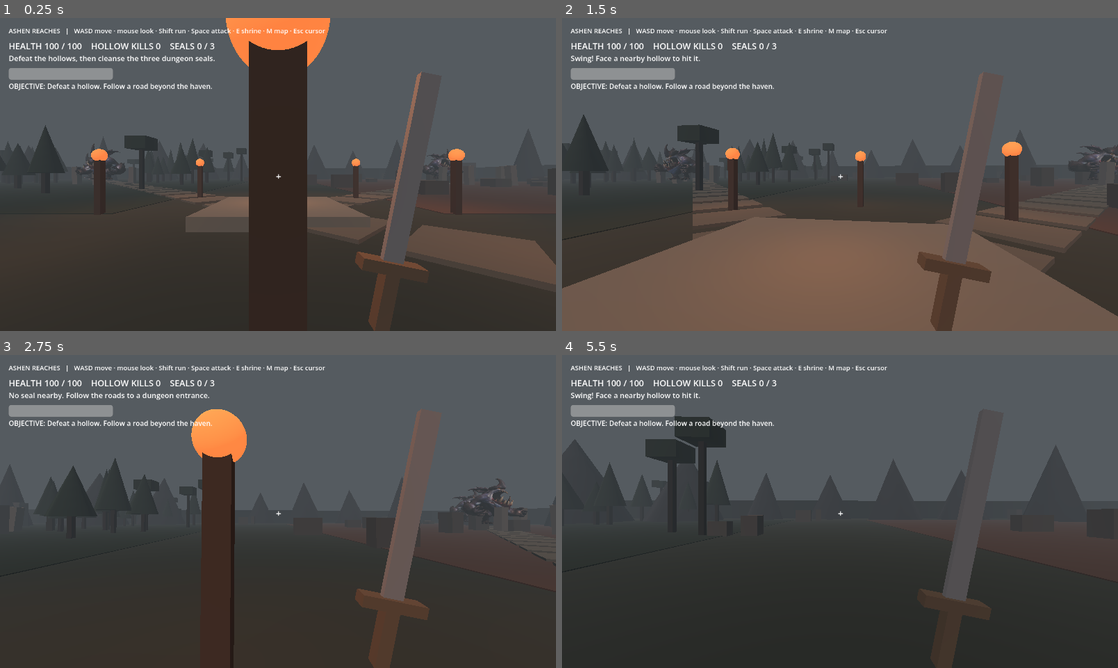
Above: before the commit, frames 1-4 (two rows, left to right).
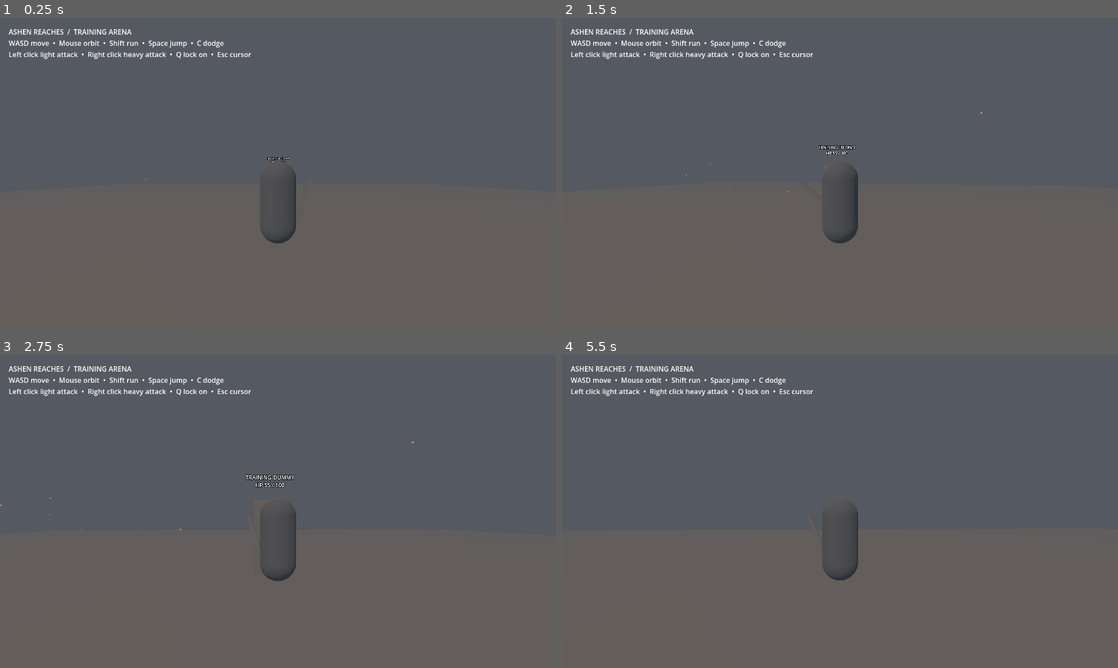
Above: after the commit, the same moments.

Repository: new-game-for-bro/ashen-reaches
Game: Godot game, scene res://scenes/world/training_arena.tscn
The game is run twice, just before and just after one commit, with the same random seed, the same clock (stepped at 60 frames per second) and the same inputs. Before the commit the project starts from res://world.tscn.
Inputs (mouse positions are in pixels of both pictures, inside the frame that each line leads up to):
- Up to frame 1 (0.25 s): no input
- Up to frame 2 (1.5 s): tap Enter (chat, bound only after the commit) at 0.5, 0.6 s; move the mouse to (867, 174) at 0.52 s; hold W (move_forward, bound only after the commit) from 0.53 s (still down); click (867, 174) at 0.67 s; tap Space (jump, bound only after the commit) at 0.77, 1.07 s; tap C (dodge, bound only after the commit) at 0.8, 1.35 s; move the mouse to (812, 174) at 1.27 s; click (812, 174) at 1.42 s
- Up to frame 3 (2.75 s): keep holding W (move_forward, bound only after the commit); tap Space (jump, bound only after the commit) at 1.52, 1.82 s; right-click (250, 511) at 1.55 s; move the mouse to (289, 505) at 2.02 s; right-click (289, 505) at 2.1 s; click (289, 505) at 2.17 s; tap E (interact, bound only after the commit) at 2.3 s
- Up to frame 4 (5.5 s): keep holding W (move_forward, bound only after the commit); move the mouse to (834, 517) at 2.77 s; tap E (interact, bound only after the commit) at 2.85 s; tap Space (jump, bound only after the commit) at 3.02, 3.32, 3.77, 4.07, 4.52, 4.82 s; click (834, 517) at 3.05 s; move the mouse to (878, 514) at 3.52 s; click (878, 514) at 3.6 s; tap Q (lock_target, bound only after the commit) at 3.8, 4.35 s; tap I (inventory, bound only after the commit) at 4.15 s; move the mouse to (795, 508) at 4.27 s; click (795, 508) at 4.42 s; tap Shift (sprint, bound only after the commit) at 4.55 s; tap Tab (map, bound only after the commit) at 4.9 s; move the mouse to (845, 511) at 5.02 s; hold Shift (sprint, bound only after the commit) from 5.03 s (still down); click (845, 511) at 5.17 s; tap Ctrl at 5.3 s

The runs differ from the first frame. In frame 1, 57% of the frame differs, in the area x 0-100%, y 0-100%; in frame 2, 32%; in frame 3, 54%; in frame 4, 59%, in the area x 0-100%, y 3-100%.

Commit message:
M1: Foundation and local player

Diff:
--- a/project.godot
+++ b/project.godot
@@ -1,11 +1,25 @@
-; Ashen Reaches — Godot 4 starter project
+; Engine configuration file.
+; It's best edited using the editor UI and not directly,
+; since the parameters that go here are not all obvious.
+;
+; Format:
+;   [section] ; section goes between []
+;   param=value ; assign values to parameters
+
 config_version=5
+
 [application]
+
 config/name="Ashen Reaches"
-run/main_scene="res://world.tscn"
+run/main_scene="res://scenes/world/training_arena.tscn"
+config/features=PackedStringArray("4.7")
+
 [display]
+
 window/size/viewport_width=1280
 window/size/viewport_height=720
+
 [rendering]
+
 renderer/rendering_method="gl_compatibility"
 environment/defaults/default_clear_color=Color(0.08, 0.09, 0.1, 1)
--- /dev/null
+++ b/scenes/characters/player.tscn
@@ -0,0 +1,28 @@
+[gd_scene load_steps=3 format=3]
+
+[ext_resource type="Script" path="res://scripts/player/third_person.gd" id="1"]
+
+[sub_resource type="CapsuleShape3D" id="Capsule"]
+radius = 0.4
+height = 1.8
+
+[node name="Player" type="CharacterBody3D"]
+script = ExtResource("1")
+
+[node name="CollisionShape3D" type="CollisionShape3D" parent="."]
+position = Vector3(0, 0.9, 0)
+shape = SubResource("Capsule")
+
+[node name="Visual" type="Node3D" parent="."]
+
+[node name="AnimationPlayer" type="AnimationPlayer" parent="Visual"]
+
+[node name="CameraPivot" type="Node3D" parent="."]
+position = Vector3(0, 1.5, 0)
+
+[node name="SpringArm3D" type="SpringArm3D" parent="CameraPivot"]
+spring_length = 4.5
+collision_mask = 1
+
+[node name="Camera3D" type="Camera3D" parent="CameraPivot/SpringArm3D"]
+current = true
--- /dev/null
+++ b/scenes/enemies/training_dummy.tscn
@@ -0,0 +1,19 @@
+[gd_scene load_steps=4 format=3]
+[ext_resource type="Script" path="res://scripts/combat/training_dummy.gd" id="1"]
+[sub_resource type="BoxMesh" id="Box"]
+size = Vector3(0.8, 1.8, 0.6)
+[sub_resource type="BoxShape3D" id="Shape"]
+size = Vector3(0.8, 1.8, 0.6)
+[node name="TrainingDummy" type="StaticBody3D"]
+script = ExtResource("1")
+[node name="Visual" type="Node3D" parent="."]
+[node name="Mesh" type="MeshInstance3D" parent="Visual"]
+position = Vector3(0, 0.9, 0)
+mesh = SubResource("Box")
+[node name="CollisionShape3D" type="CollisionShape3D" parent="."]
+position = Vector3(0, 0.9, 0)
+shape = SubResource("Shape")
+[node name="Label3D" type="Label3D" parent="."]
+position = Vector3(0, 2.3, 0)
+billboard = 1
+font_size = 28
--- /dev/null
+++ b/scenes/world/training_arena.tscn
@@ -0,0 +1,20 @@
+[gd_scene load_steps=6 format=3]
+[ext_resource type="PackedScene" path="res://scenes/characters/player.tscn" id="1"]
+[ext_resource type="PackedScene" path="res://scenes/enemies/training_dummy.tscn" id="2"]
+[ext_resource type="Script" path="res://scripts/player/arena.gd" id="3"]
+[sub_resource type="BoxMesh" id="GroundMesh"]
+size = Vector3(48, 1, 48)
+[sub_resource type="BoxShape3D" id="GroundShape"]
+size = Vector3(48, 1, 48)
+[node name="TrainingArena" type="Node3D"]
+script = ExtResource("3")
+[node name="Ground" type="StaticBody3D" parent="."]
+position = Vector3(0, -0.5, 0)
+[node name="Mesh" type="MeshInstance3D" parent="Ground"]
+mesh = SubResource("GroundMesh")
+[node name="Collision" type="CollisionShape3D" parent="Ground"]
+shape = SubResource("GroundShape")
+[node name="Player" parent="." instance=ExtResource("1")]
+position = Vector3(0, 0, 5)
+[node name="TrainingDummy" parent="." instance=ExtResource("2")]
+position = Vector3(0, 0, -2)
--- /dev/null
+++ b/scripts/combat/training_dummy.gd
@@ -0,0 +1,17 @@
+extends StaticBody3D
+
+var health: int = 100
+@onready var label: Label3D = $Label3D
+
+func _ready() -> void:
+	add_to_group("training_targets")
+	_update_label()
+
+func hit(amount: int) -> void:
+	health -= amount
+	if health <= 0:
+		health = 100
+	_update_label()
+
+func _update_label() -> void:
+	label.text = "TRAINING DUMMY\nHP %d / 100" % health
--- /dev/null
+++ b/scripts/player/arena.gd
@@ -0,0 +1,50 @@
+extends Node3D
+
+func _ready() -> void:
+	var env := Environment.new()
+	env.background_mode = Environment.BG_COLOR
+	env.background_color = Color("20252a")
+	env.ambient_light_source = Environment.AMBIENT_SOURCE_COLOR
+	env.ambient_light_color = Color("7b8389")
+	env.ambient_light_energy = 0.65
+	env.fog_enabled = true
+	env.fog_light_color = Color("555961")
+	env.fog_density = 0.018
+	var atmosphere := WorldEnvironment.new()
+	atmosphere.environment = env
+	add_child(atmosphere)
+	var sun := DirectionalLight3D.new()
+	sun.rotation_degrees = Vector3(-45, -25, 0)
+	sun.light_color = Color("c9b4a6")
+	sun.light_energy = 0.8
+	add_child(sun)
+	var layer := CanvasLayer.new()
+	add_child(layer)
+	var instructions := Label.new()
+	instructions.position = Vector2(20, 20)
+	instructions.text = "ASHEN REACHES  /  TRAINING ARENA\nWASD move  •  Mouse orbit  •  Shift run  •  Space jump  •  C dodge\nLeft click light attack  •  Right click heavy attack  •  Q lock on  •  Esc cursor"
+	instructions.add_theme_font_size_override("font_size", 16)
+	layer.add_child(instructions)
+
+	# A light scattering of drifting embers makes depth and motion visible.
+	var embers := GPUParticles3D.new()
+	embers.amount = 32
+	embers.lifetime = 5.0
+	embers.position = Vector3(0, 3, 0)
+	var particle_material := ParticleProcessMaterial.new()
+	particle_material.emission_shape = ParticleProcessMaterial.EMISSION_SHAPE_BOX
+	particle_material.emission_box_extents = Vector3(16, 3, 16)
+	particle_material.direction = Vector3(0, 1, 0)
+	particle_material.gravity = Vector3(0, 0.1, 0)
+	particle_material.initial_velocity_min = 0.05
+	particle_material.initial_velocity_max = 0.2
+	embers.process_material = particle_material
+	var spark := SphereMesh.new()
+	spark.radius = 0.035
+	spark.height = 0.07
+	var glow := StandardMaterial3D.new()
+	glow.albedo_color = Color("cf8654")
+	glow.shading_mode = BaseMaterial3D.SHADING_MODE_UNSHADED
+	spark.material = glow
+	embers.draw_pass_1 = spark
+	add_child(embers)
--- /dev/null
+++ b/scripts/player/input_setup.gd
@@ -0,0 +1,20 @@
+extends RefCounted
+
+static func configure() -> void:
+	var keys := {"move_forward": KEY_W, "move_back": KEY_S, "move_left": KEY_A, "move_right": KEY_D, "jump": KEY_SPACE, "sprint": KEY_SHIFT, "dodge": KEY_C, "interact": KEY_E, "inventory": KEY_I, "map": KEY_TAB, "chat": KEY_ENTER, "lock_target": KEY_Q, "skill_1": KEY_1, "skill_2": KEY_2, "skill_3": KEY_3, "skill_4": KEY_4, "skill_5": KEY_5, "skill_6": KEY_6}
+	for action: String in keys:
+		if not InputMap.has_action(action):
+			InputMap.add_action(action)
+			var event := InputEventKey.new()
+			event.physical_keycode = keys[action]
+			InputMap.action_add_event(action, event)
+	var ctrl := InputEventKey.new()
+	ctrl.physical_keycode = KEY_CTRL
+	if not InputMap.action_has_event("dodge", ctrl):
+		InputMap.action_add_event("dodge", ctrl)
+	for action: String in ["light_attack", "heavy_attack"]:
+		if not InputMap.has_action(action):
+			InputMap.add_action(action)
+			var mouse := InputEventMouseButton.new()
+			mouse.button_index = MOUSE_BUTTON_LEFT if action == "light_attack" else MOUSE_BUTTON_RIGHT
+			InputMap.action_add_event(action, mouse)
--- /dev/null
+++ b/scripts/player/third_person.gd
@@ -0,0 +1,133 @@
+extends CharacterBody3D
+
+const InputSetup = preload("res://scripts/player/input_setup.gd")
+
+const MOVE_SPEED: float = 5.0
+const RUN_SPEED: float = 8.0
+const JUMP_SPEED: float = 6.0
+const GRAVITY: float = 18.0
+const DODGE_SPEED: float = 12.0
+const DODGE_DURATION: float = 0.28
+const ATTACK_COOLDOWN: float = 0.55
+
+@onready var visual: Node3D = $Visual
+@onready var pivot: Node3D = $CameraPivot
+@onready var animation: AnimationPlayer = $Visual/AnimationPlayer
+var dodge_time: float = 0.0
+var attack_time: float = 0.0
+var dodge_direction: Vector3 = Vector3.ZERO
+var target: Node3D
+var placeholder_blade: MeshInstance3D
+
+func _ready() -> void:
+	InputSetup.configure()
+	_add_placeholder()
+	Input.mouse_mode = Input.MOUSE_MODE_CAPTURED
+
+func _unhandled_input(event: InputEvent) -> void:
+	if event is InputEventMouseMotion and Input.mouse_mode == Input.MOUSE_MODE_CAPTURED:
+		pivot.rotation.y -= event.relative.x * 0.003
+		pivot.rotation.x = clampf(pivot.rotation.x - event.relative.y * 0.003, -0.8, 0.55)
+	if event is InputEventKey and event.pressed and not event.echo and event.keycode == KEY_ESCAPE:
+		Input.mouse_mode = Input.MOUSE_MODE_VISIBLE
+	if event is InputEventMouseButton and event.pressed:
+		if Input.mouse_mode == Input.MOUSE_MODE_VISIBLE:
+			Input.mouse_mode = Input.MOUSE_MODE_CAPTURED
+		elif event.button_index == MOUSE_BUTTON_LEFT:
+			attack(false)
+		elif event.button_index == MOUSE_BUTTON_RIGHT:
+			attack(true)
+	if event is InputEventKey and event.pressed and not event.echo and event.keycode == KEY_Q:
+		_lock_target()
+
+func _physics_process(delta: float) -> void:
+	attack_time = maxf(0.0, attack_time - delta)
+	dodge_time = maxf(0.0, dodge_time - delta)
+	var move_input := Vector2(Input.get_action_strength("move_right") - Input.get_action_strength("move_left"), Input.get_action_strength("move_back") - Input.get_action_strength("move_forward")).normalized()
+	var direction := (Basis(Vector3.UP, pivot.rotation.y) * Vector3(move_input.x, 0, move_input.y)).normalized()
+	if Input.is_action_just_pressed("dodge") and dodge_time <= 0.0 and is_on_floor() and direction.length() > 0.1:
+		dodge_direction = direction
+		dodge_time = DODGE_DURATION
+	if dodge_time > 0.0:
+		velocity.x = dodge_direction.x * DODGE_SPEED
+		velocity.z = dodge_direction.z * DODGE_SPEED
+		_play_animation("dodge")
+	else:
+		var running := Input.is_action_pressed("sprint")
+		var speed := RUN_SPEED if running else MOVE_SPEED
+		velocity.x = direction.x * speed
+		velocity.z = direction.z * speed
+		if direction.length() > 0.1:
+			visual.rotation.y = lerp_angle(visual.rotation.y, atan2(direction.x, direction.z), minf(1.0, delta * 12.0))
+		if attack_time <= 0.0:
+			_play_animation("run" if running and direction.length() > 0.1 else "walk" if direction.length() > 0.1 else "idle")
+	if not is_on_floor():
+		velocity.y -= GRAVITY * delta
+		_play_animation("fall" if velocity.y < 0.0 else "jump")
+	elif Input.is_action_just_pressed("jump"):
+		velocity.y = JUMP_SPEED
+	else:
+		velocity.y = 0.0
+	if is_instance_valid(target):
+		if global_position.distance_to(target.global_position) > 20.0:
+			target = null
+		else:
+			var offset := target.global_position - global_position
+			visual.rotation.y = atan2(offset.x, offset.z)
+	move_and_slide()
+
+func attack(heavy: bool) -> void:
+	if attack_time > 0.0 or dodge_time > 0.0:
+		return
+	attack_time = ATTACK_COOLDOWN * (1.5 if heavy else 1.0)
+	_play_animation("attack_heavy" if heavy else "attack_light_1")
+	if is_instance_valid(placeholder_blade):
+		var swing := create_tween()
+		placeholder_blade.rotation.z = -0.3
+		swing.tween_property(placeholder_blade, "rotation:z", -1.7 if heavy else -1.3, 0.12)
+		swing.tween_property(placeholder_blade, "rotation:z", -0.3, 0.22)
+	var nearest: Node3D
+	var closest: float = 3.0
+	for candidate: Node in get_tree().get_nodes_in_group("training_targets"):
+		var offset: Vector3 = candidate.global_position - global_position
+		offset.y = 0
+		if offset.length() < closest and offset.length() > 0.01 and visual.global_basis.z.dot(offset.normalized()) > 0.3:
+			nearest = candidate as Node3D
+			closest = offset.length()
+	if nearest:
+		nearest.hit(30 if heavy else 15)
+
+func _lock_target() -> void:
+	if is_instance_valid(target):
+		target = null
+		return
+	var nearest_distance: float = 15.0
+	for candidate: Node in get_tree().get_nodes_in_group("training_targets"):
+		var distance: float = global_position.distance_to(candidate.global_position)
+		if distance < nearest_distance:
+			target = candidate as Node3D
+			nearest_distance = distance
+
+func _play_animation(name: String) -> void:
+	if animation.has_animation(name) and animation.current_animation != name:
+		animation.play(name)
+
+func _add_placeholder() -> void:
+	var body := MeshInstance3D.new()
+	var capsule := CapsuleMesh.new()
+	capsule.radius = 0.4
+	capsule.height = 1.8
+	body.mesh = capsule
+	body.position.y = 0.9
+	var material := StandardMaterial3D.new()
+	material.albedo_color = Color("6e747b")
+	body.material_override = material
+	visual.add_child(body)
+	var blade := MeshInstance3D.new()
+	var blade_mesh := BoxMesh.new()
+	blade_mesh.size = Vector3(0.09, 0.85, 0.05)
+	blade.mesh = blade_mesh
+	blade.position = Vector3(0.55, 1.0, 0.25)
+	blade.rotation.z = -0.3
+	visual.add_child(blade)
+	placeholder_blade = blade
Not shown, added: docs/ANIMATION_CONTRACT.md
Not shown, added: docs/ASSET_GUIDE.md
Not shown, added: docs/DECISIONS.md
Not shown, added: docs/RUNNING.md
Not shown, added: docs/STORY.md
